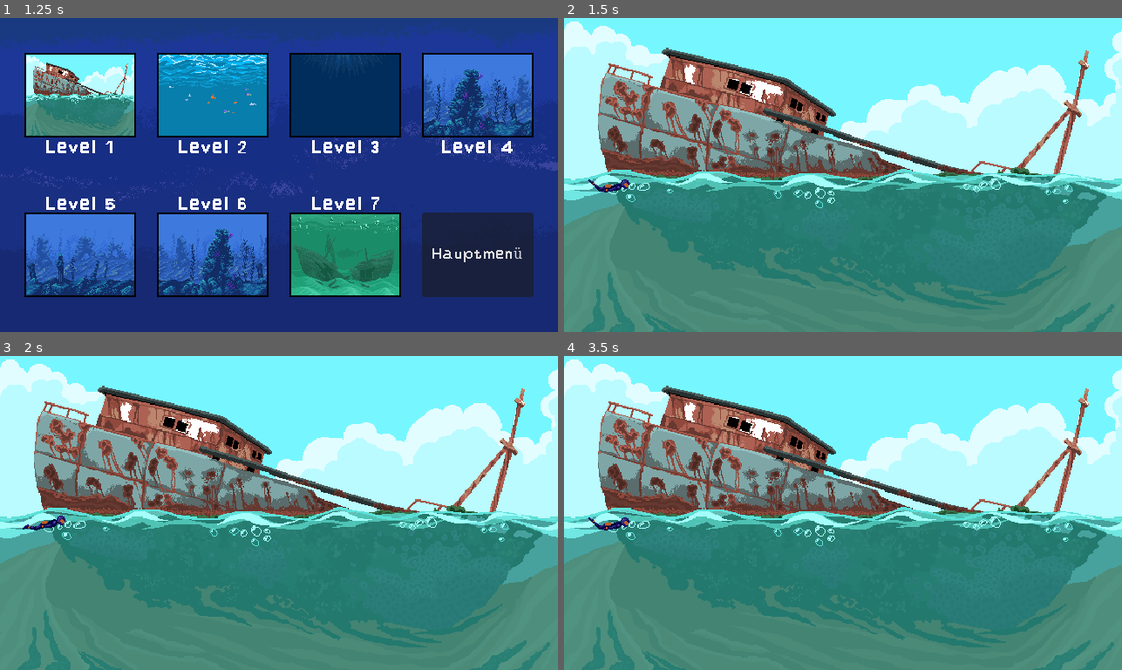
Above: before the commit, frames 1-4 (two rows, left to right).
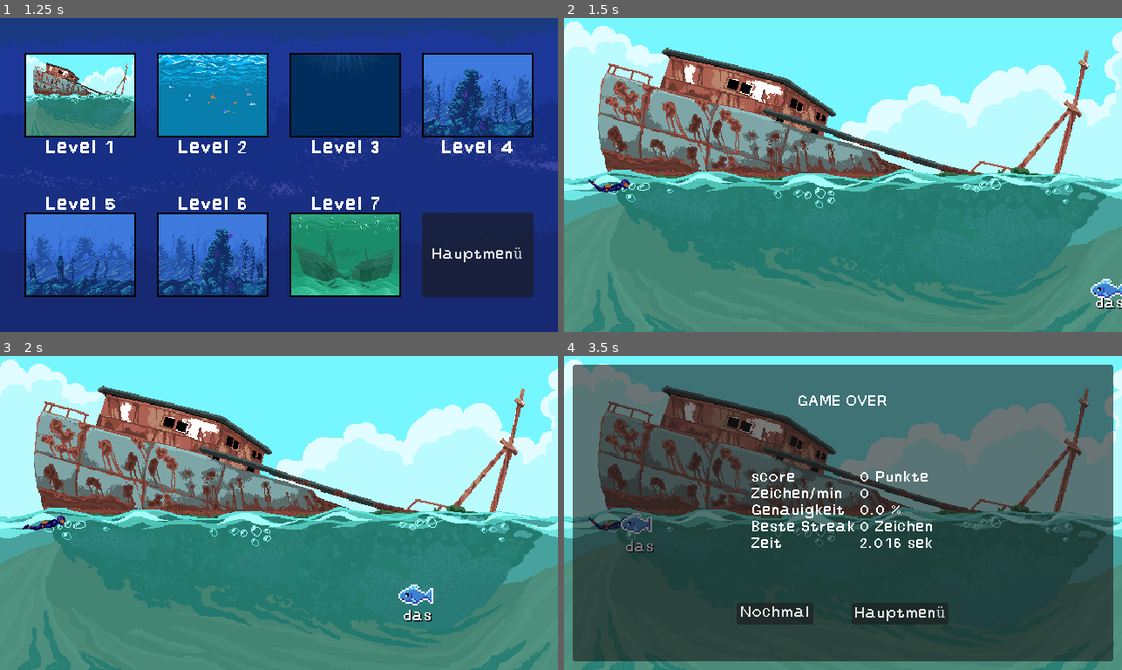
Above: after the commit, the same moments.

Repository: lehmius/typing-tides
Game: Godot game, scene res://scenes/game.tscn
Two runs of this game, one before a commit and one after it. Both use one fixed random seed, a clock stepped at 60 frames per second and the inputs below. The engine's default icon, where the game draws it, is replaced by a stand-in: a white triangle on a blue panel in a dark square.
Inputs (mouse positions are in pixels of both pictures, inside the frame that each line leads up to):
- Up to frame 1 (1.25 s): tap Enter at 0.5 s; move the mouse to (251, 237) at 0.52 s; click (251, 237) at 0.67 s
- Up to frame 2 (1.5 s): click (642, 96) at 1.25 s
- Up to frame 3 (2 s): no input
- Up to frame 4 (3.5 s): move the mouse to (1010, 560) at 2.02 s; click (1010, 560) at 2.17 s; move the mouse to (675, 465) at 2.77 s; click (675, 465) at 2.92 s

Frame 1 is identical in both runs. In frame 2, 0.4% of the frame differs, in the area x 94-100%, y 83-93%; in frame 3, 0.4%; in frame 4, 90%, in the area x 1-99%, y 2-98%.
Error before the commit: Invalid access of index '0' on a base object of type: 'Array'. (res://scripts/game_state_handler.gd:395)

Commit message:
Fix data loading for levels

Diff:
--- a/scripts/game_state_handler.gd
+++ b/scripts/game_state_handler.gd
@@ -320,7 +320,7 @@
 	resetPerformanceMetrics()
 
 	# Loads words into enemiesToSpawn
-	spawnEnemies(DataLoader.getLevelWords(-1))
+	spawnEnemies(DataLoader.getLevelWords(GlobalState.levelID))
 
 	# Load animations and backgrounds
 
